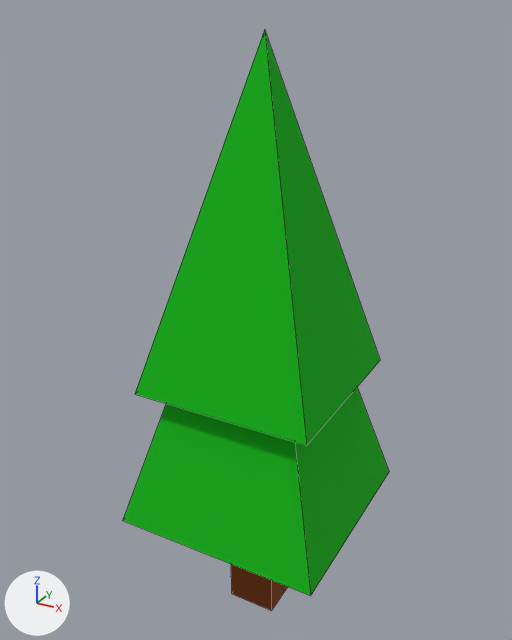
What one commit did to the FBX model Assets/Blender/FBX/Objects/Tree_1.fbx.
Before and after are seen from a 50 mm lens placed at (1.98, -3.7, 3.92), pointed at (-0.09, 0.06, 2.04). The lights are fixed; the arrows at lower left show +X, +Y and +Z. Mesh edges are drawn as thin lines.

The scene before the commit, as lines of its bpy script (objects in view):
```python
me_cube_005 = bpy.data.meshes.new('Cube.005')
me_cube_005.from_pydata(...)  # 18 vertices, 16 faces; spans x -0.71..0.71, y -0.71..0.71, z -0.17..3.82
me_cube_005.materials.append(mat_common)  # picture img_collorpalette_png
ob_tree_1 = bpy.data.objects.new('Tree_1', me_cube_005)
ob_tree_1.location = (0.0, 0.0, 0.0)
```
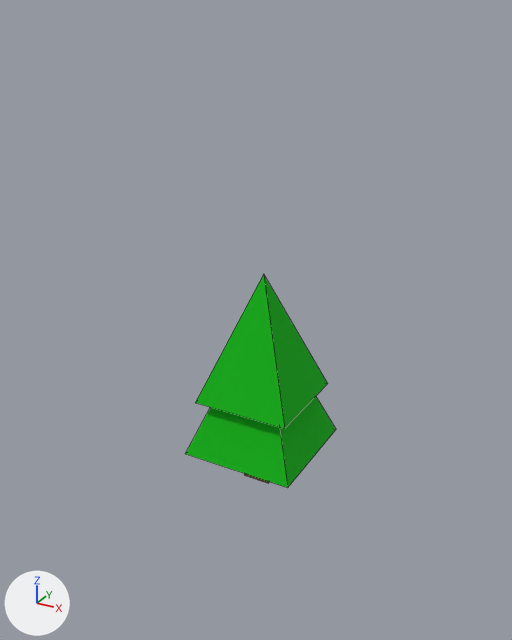
Location of each change, [x1, y1, x2, y2] in pixels of the pictures (512 x 640 px; the box of a moved part takes in the faces that stretch with it):
'Tree_1', reshaped, moved (43% narrower, 63% shorter)
    before: [123, 30, 389, 611]
    after: [186, 274, 336, 488]
part 1 of me_cube_005, moved or reshaped
    before: [231, 564, 287, 611]
    after: [245, 474, 269, 483]
part 2 of me_cube_005, moved or reshaped
    before: [123, 388, 389, 596]
    after: [186, 396, 336, 488]
part 3 of me_cube_005, moved or reshaped
    before: [135, 30, 380, 445]
    after: [195, 274, 328, 429]

The change, as a diff of the scene's bpy script:
```diff
--- a/Assets/Blender/FBX/Objects/Tree_1.fbx.py
+++ b/Assets/Blender/FBX/Objects/Tree_1.fbx.py
@@ me_cube_005 @@
 me_cube_005.from_pydata(...)  # 18 vertices, 16 faces; spans x -0.71..0.71, y -0.71..0.71, z -0.17..3.82
 # used by ob_tree_1; location = (0.0, 0.0, 0.0)
+# me_cube_005 part 1: the loose piece of 8 vertices spanning x -0.17..0.17, y -0.17..0.17, z -0.17..2.79 is scaled about its middle by (0.546, 0.546, 0.178), then moved by (0.0, 0.0, -1.14)
+# me_cube_005 part 2: the loose piece of 5 vertices spanning x -0.71..0.71, y -0.71..0.71, z 0.7..3.22 is scaled about its middle by (0.546, 0.546, 0.397), then moved by (0.0, 0.0, -1.29)
+# me_cube_005 part 3: the loose piece of 5 vertices spanning x -0.6..0.6, y -0.6..0.6, z 1.67..3.82 is scaled about its middle by (0.546, 0.546, 0.397), then moved by (0.0, 0.0, -1.77)
 me_cube_005.materials.append(mat_common)
@@ ob_tree_1 @@
 ob_tree_1 = bpy.data.objects.new('Tree_1', me_cube_005)
-ob_tree_1.location = (0.0, 0.0, 0.0)
+ob_tree_1.location = (0.0, 0.0, 0.991)
```
